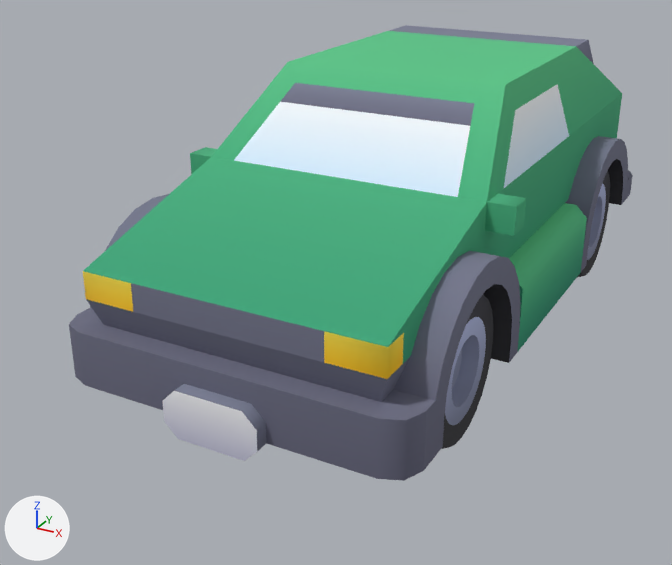
A saved change to the glTF model assets/models/hatchback-sports.glb.
One viewpoint serves both versions: a 50 mm lens placed at (1.51, -3.35, 1.78), pointed at (-0.18, -0.26, 0.24). The lights are fixed; the arrows at lower left show +X, +Y and +Z. The older version comes first. Vertices at exactly the same position are counted once.

Before the edit, the objects in view are built like this:
```python
me_body = bpy.data.meshes.new('body')
me_body.from_pydata(...)  # 434 vertices, 760 faces; spans x -0.65..0.65, y -1.43..1.43, z 0.0..0.95
me_body.materials.append(mat_colormap)
me_wheel_back_left = bpy.data.meshes.new('wheel-back-left')
me_wheel_back_left.from_pydata(...)  # 216 vertices, 332 faces; spans x -0.05..0.3, y -0.3..0.3, z -0.3..0.3
me_wheel_back_left.materials.append(mat_colormap)
me_wheel_front_left = bpy.data.meshes.new('wheel-front-left')
me_wheel_front_left.from_pydata(...)  # 216 vertices, 332 faces; spans x -0.05..0.3, y -0.3..0.3, z -0.3..0.3
me_wheel_front_left.materials.append(mat_colormap)
ob_body = bpy.data.objects.new('body', me_body)
ob_body.location = (0.0, 0.025, 0.15)
ob_wheel_back_left = bpy.data.objects.new('wheel-back-left', me_wheel_back_left)
ob_wheel_back_left.location = (0.3, 0.81, 0.3)
ob_wheel_front_left = bpy.data.objects.new('wheel-front-left', me_wheel_front_left)
ob_wheel_front_left.location = (0.3, -0.81, 0.3)
```
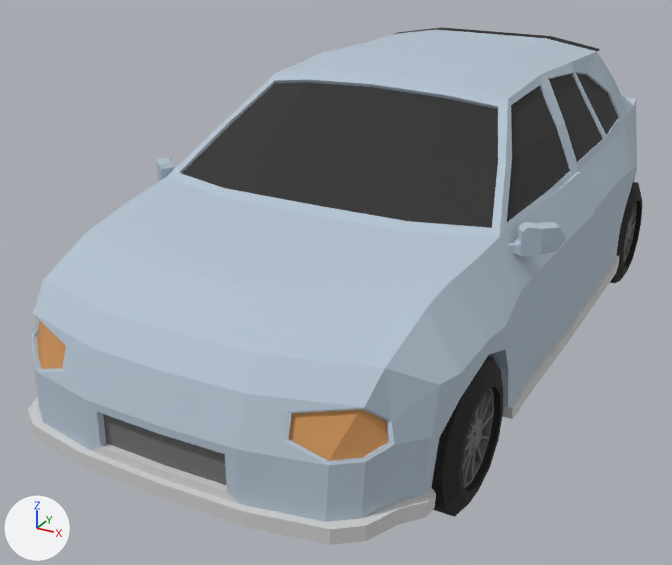
The change, as a diff of the scene's bpy script:
```diff
--- a/assets/models/hatchback-sports.glb.py
+++ b/assets/models/hatchback-sports.glb.py
@@ me_body @@
-me_body.from_pydata(...)  # 434 vertices, 760 faces; spans x -0.65..0.65, y -1.43..1.43, z 0.0..0.95
-me_body.materials.append(mat_colormap)
+me_body.from_pydata(...)  # 726 vertices, 1442 faces; spans x -0.82..0.82, y -1.66..1.65, z 0.14..1.12
+# me_body part 1: the loose piece of 348 vertices spanning x -0.65..0.65, y -1.38..1.38, z 0.05..0.95 is rebuilt with 670 vertices and now spans x -0.76..0.76, y -1.66..1.65, z 0.14..1.12
+# me_body part 2: a new loose piece of 28 vertices spanning x 0.65..0.82, y -0.71..-0.53, z 0.68..0.77, in mat_lightblue (pale blue #b4c3d1)
+# me_body part 3: a new loose piece of 28 vertices spanning x -0.82..-0.65, y -0.71..-0.53, z 0.68..0.77, in mat_lightblue (pale blue #b4c3d1)
+# me_body part 4: 12 loose pieces with 86 vertices, spanning x -0.65..0.65, y -1.43..1.43, z 0.0..0.95, are deleted
+me_body.materials.append(mat_lightblue)  # pale blue #b4c3d1
+me_body.materials.append(mat_windows)  # black #2f2f2f
+me_body.materials.append(mat_black)  # black #1b1b1b
+me_body.materials.append(mat_grey)  # grey #707070
+me_body.materials.append(mat_headlights)  # orange #d1955a
+me_body.materials.append(mat_material_007)  # light grey #d1d1d1
+me_body.materials.append(mat_taillights)  # red #d14d45
@@ ob_wheel_front_left @@
-ob_wheel_front_left = bpy.data.objects.new('wheel-front-left', me_wheel_front_left)
@@ ob_wheel_back_left @@
-ob_wheel_back_left = bpy.data.objects.new('wheel-back-left', me_wheel_back_left)
@@ ob_body @@
 ob_body = bpy.data.objects.new('body', me_body)
-ob_body.location = (0.0, 0.025, 0.15)
+ob_body.location = (0.0, 0.0, 0.0)
@@ ob_normalcar2_frontleftwheel_cylinder_015 @@
+ob_normalcar2_frontleftwheel_cylinder_015 = bpy.data.objects.new('NormalCar2_FrontLeftWheel_Cylinder.015', me_normalcar2_frontleftwheel_cylinder_015_mesh)  # 212 vertices, 420 faces; spans x 0.569..0.749, y -1.288..-0.793, z -0.028..0.467; in mat_grey (grey #707070), mat_black (black #1b1b1b)
+ob_normalcar2_frontleftwheel_cylinder_015.location = (0.0, 0.0, 0.0)
@@ ob_normalcar2_backwheels_cylinder_003 @@
+ob_normalcar2_backwheels_cylinder_003 = bpy.data.objects.new('NormalCar2_BackWheels_Cylinder.003', me_normalcar2_backwheels_cylinder_003_mesh)  # 424 vertices, 840 faces; spans x -0.748..0.749, y 0.708..1.203, z -0.028..0.467; in mat_black (black #1b1b1b), mat_grey (grey #707070)
+ob_normalcar2_backwheels_cylinder_003.location = (0.0, 0.0, 0.0)
```

Changed parts and their boxes [x1, y1, x2, y2] in the pictures (672 x 565 px):
'body', reshaped, moved, recoloured (8% wider, 14% taller): before [69, 25, 633, 481]; after [28, 27, 637, 545]
'NormalCar2_FrontLeftWheel_Cylinder.015', added: after [431, 356, 503, 517]
    faces in mat_black (black #1b1b1b): [431, 356, 503, 517]
    faces in mat_grey (grey #707070): [462, 389, 494, 488]
'wheel-front-left', deleted: before [441, 295, 493, 449]
'NormalCar2_BackWheels_Cylinder.003', added: after [610, 182, 643, 283]
    faces in mat_black (black #1b1b1b): [610, 182, 643, 283]
    faces in mat_grey (grey #707070): [623, 204, 637, 263]
'wheel-back-left', deleted: before [578, 171, 610, 277]
part 1 of me_body, rebuilt (8% wider, 15% taller): before [69, 31, 633, 481]; after [28, 27, 637, 545]
part 2 of me_body, added (pale blue): after [507, 222, 566, 256]
part 3 of me_body, added: after [156, 157, 174, 182]
part 4 of me_body, deleted: before [162, 25, 594, 461]
